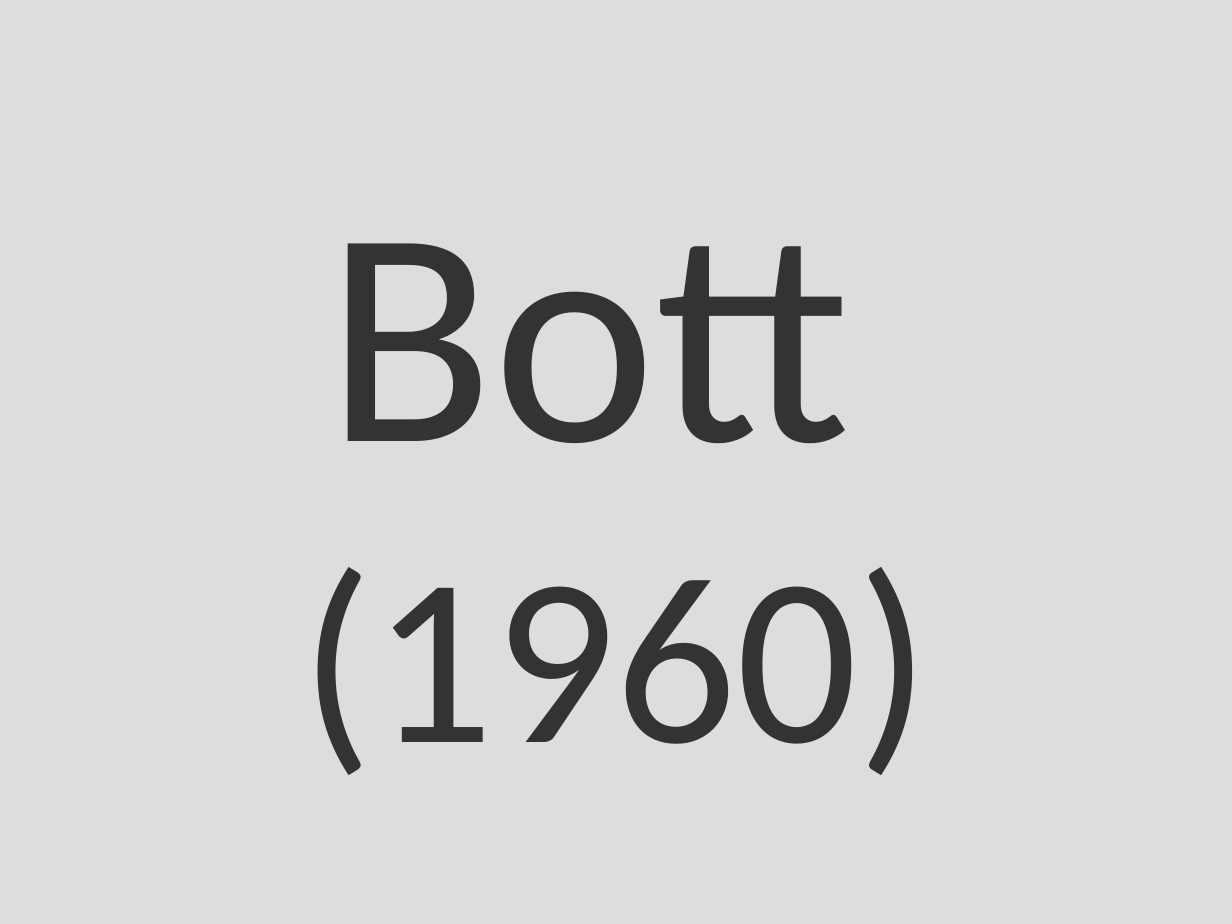
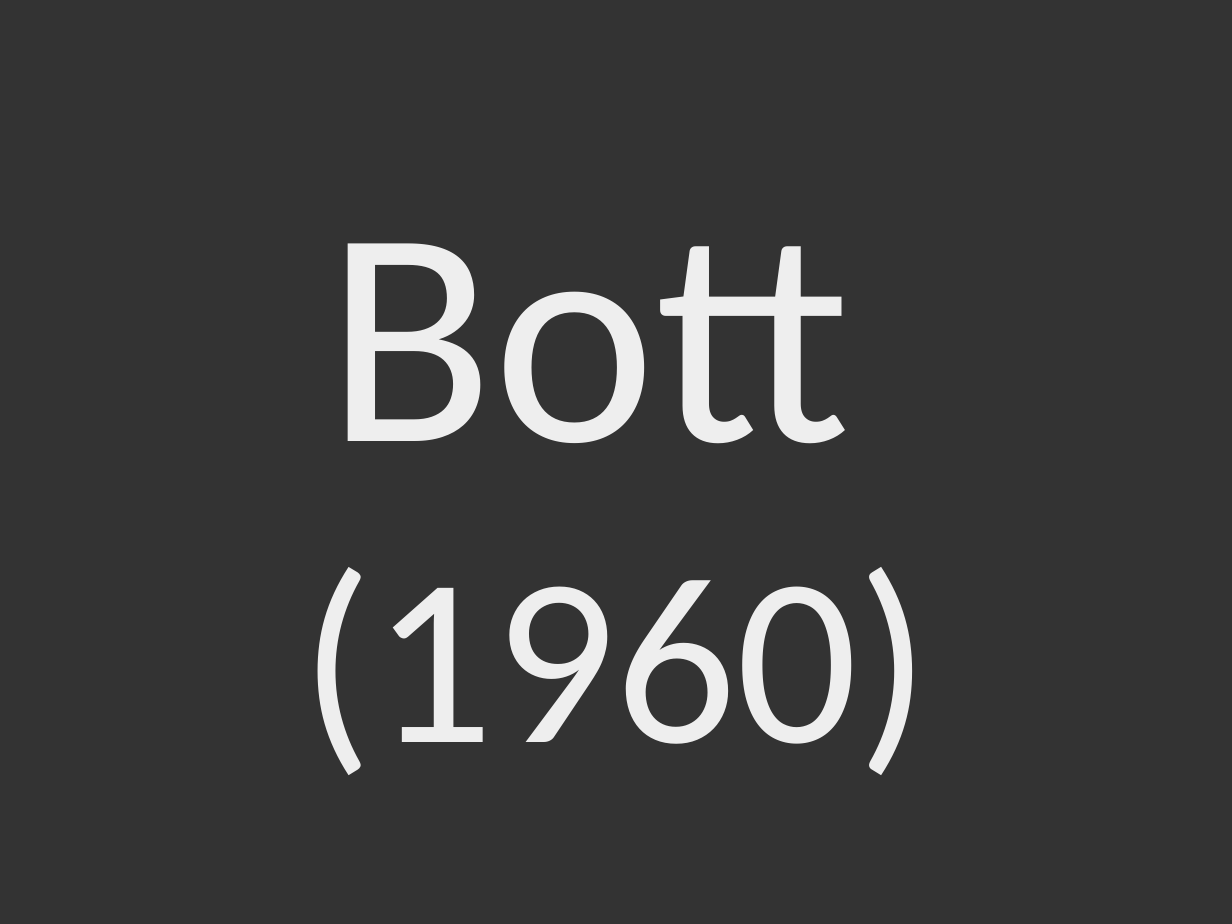
Before and after one commit to leouieda/seminario-on-2015, a slide deck: slide 31 of seminario-2015-leonardo-uieda.odp (slide 23 before the commit). Drawn at 1232x924 pixels with LibreOffice and Linux fonts; fonts in the diff are those of the drawing. Boxes give left, top, right and bottom in pixels: in the first picture for what was removed or moved away, otherwise in the second. Text is boxed around its words. In the diff, an @@ line names an element or a change of style, - is before the commit and + after.

```diff
--- a/seminario-2015-leonardo-uieda.odp
+++ b/seminario-2015-leonardo-uieda.odp
@@ background #DDDDDD to #333333 @@
@@ title "Bott (1960)" at [300, 243, 930, 775]: text colour #333333 to #EEEEEE @@
```
Also in this commit, not shown: 5 other slides changed, 9 slides added, 1 slide removed, 2 other files.
